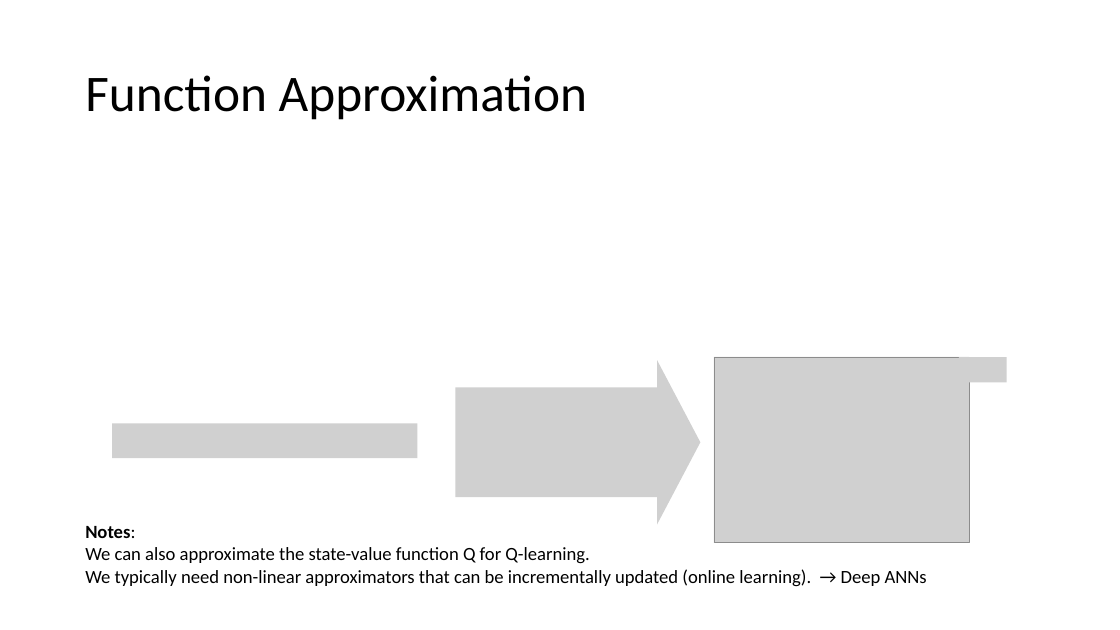
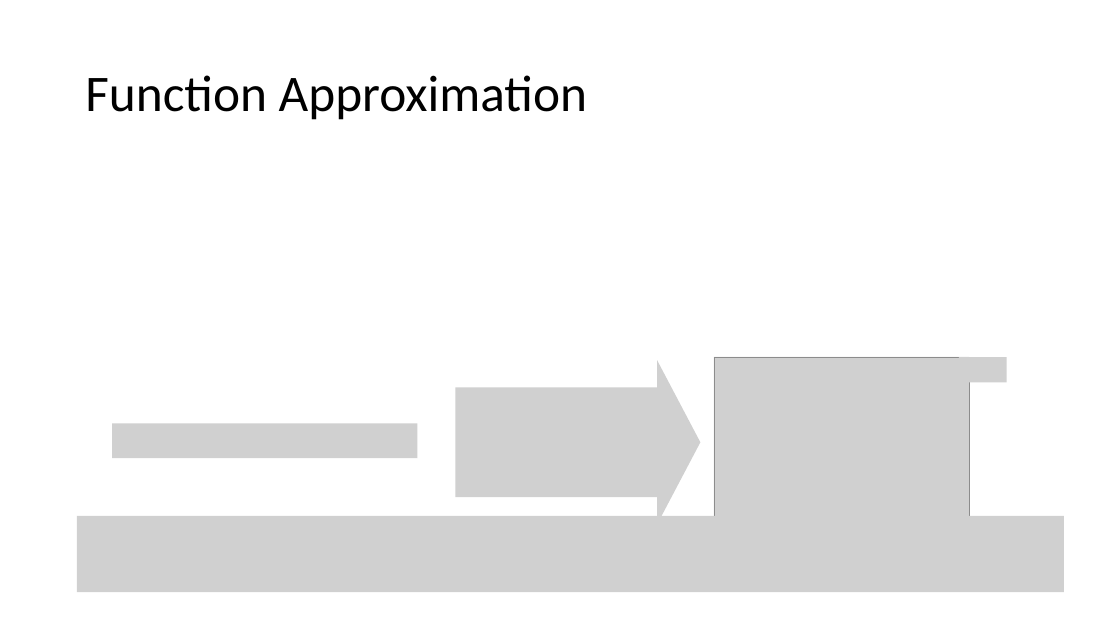
Before and after one commit to mhahsler/CS7320-AI, a slide deck: slide 14 of slides/22_Reinforcement_Learning.pptx (slide 13 before the commit). Drawn at 1120x630 pixels with LibreOffice and Linux fonts; fonts in the diff are those of the drawing; grey boxes stand for pictures. Boxes give left, top, right and bottom in pixels: in the first picture for what was removed or moved away, otherwise in the second. Text is boxed around its words. In the diff, an @@ line names an element or a change of style, - is before the commit and + after.

```diff
--- a/slides/22_Reinforcement_Learning.pptx
+++ b/slides/22_Reinforcement_Learning.pptx
@@ picture added at (77,516,1065,592) @@
@@ text removed at (85,526,927,587) @@
-Notes:
-We can also approximate the state-value function Q for Q-learning.
-We typically need non-linear approximators that can be incrementally updated (online learning). → Deep ANNs
```
Also in this commit, not shown: 7 other slides changed, 2 slides added, 1 slide removed, 1 other file.
